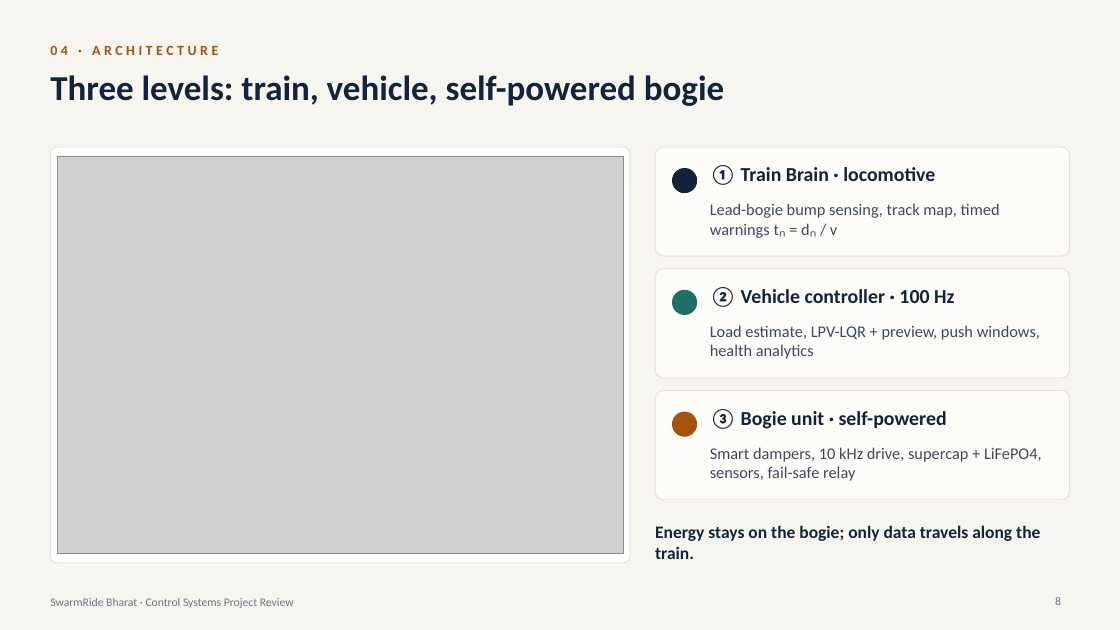
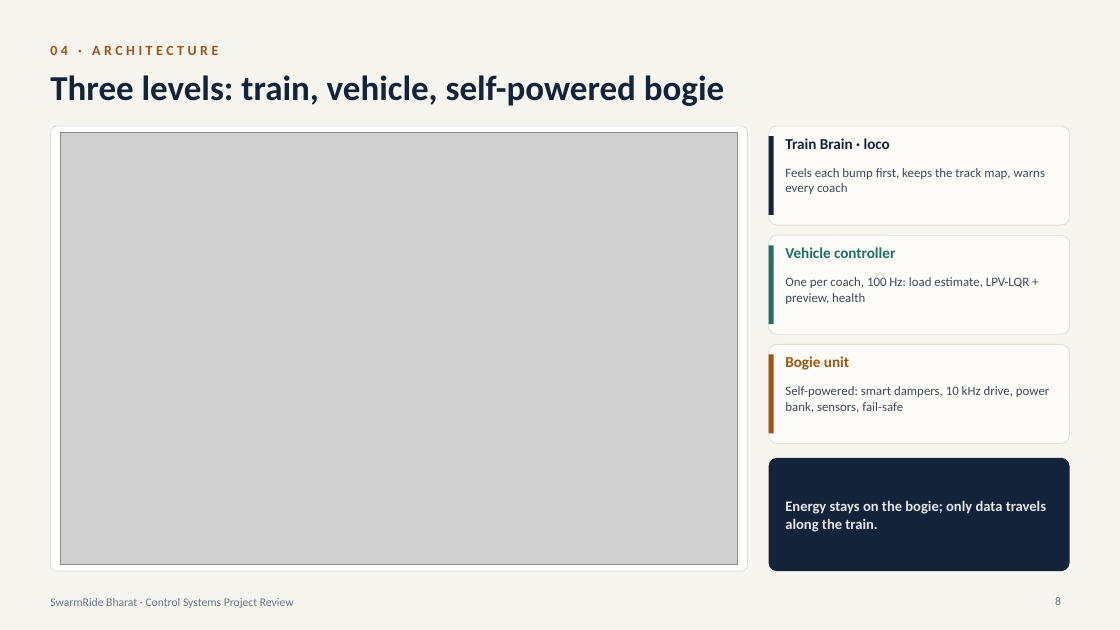
Before and after one commit to Sangeeth0301/SwarmRide-Bharat, a slide deck: slide 8 of presentation/SwarmRide_Bharat_Project_Review.pptx. Drawn at 1120x630 pixels with LibreOffice and Linux fonts; fonts in the diff are those of the drawing; grey boxes stand for pictures. Boxes give left, top, right and bottom in pixels: in the first picture for what was removed or moved away, otherwise in the second. Text is boxed around its words. In the diff, an @@ line names an element or a change of style, - is before the commit and + after.

Commit message:
docs(presentation): rebuild the deck with the larger architecture diagram
23 slides, rebuilt with presentation/build.

```diff
--- a/presentation/SwarmRide_Bharat_Project_Review.pptx
+++ b/presentation/SwarmRide_Bharat_Project_Review.pptx
@@ rounded rectangle resized from (x1=50, y1=147, x2=630, y2=563) to (x1=50, y1=126, x2=748, y2=571) @@
@@ picture resized from (x1=57, y1=157, x2=623, y2=554) to (x1=60, y1=133, x2=739, y2=565) @@
@@ rounded rectangle resized from (x1=655, y1=147, x2=1070, y2=256) to (x1=769, y1=126, x2=1070, y2=225) @@
@@ rectangle resized from (x1=672, y1=168, x2=697, y2=193) to (x1=769, y1=136, x2=774, y2=215) @@
@@ rectangle at (x1=769, y1=136, x2=774, y2=215): ellipse to rectangle @@
@@ text at (x1=785, y1=138, x2=890, y2=149): text changed; size 17 to 13 pt @@
-① Train Brain · locomotive
+Train Brain · loco
@@ text at (x1=785, y1=168, x2=1045, y2=194): text changed; size 14 to 11 pt @@
-Lead-bogie bump sensing, track map, timed warnings tₙ = dₙ / v
+Feels each bump first, keeps the track map, warns every coach
@@ rounded rectangle resized from (x1=655, y1=269, x2=1070, y2=378) to (x1=769, y1=235, x2=1070, y2=334) @@
@@ rectangle at (x1=769, y1=245, x2=774, y2=324): ellipse to rectangle @@
@@ rectangle resized from (x1=672, y1=290, x2=697, y2=315) to (x1=769, y1=245, x2=774, y2=324) @@
@@ text at (x1=785, y1=247, x2=895, y2=258): text changed; size 17 to 13 pt; text colour #13233A to #1F6F66 @@
-② Vehicle controller · 100 Hz
+Vehicle controller
@@ text at (x1=785, y1=277, x2=1029, y2=304): text changed; size 14 to 11 pt @@
-Load estimate, LPV-LQR + preview, push windows, health analytics
+One per coach, 100 Hz: load estimate, LPV-LQR + preview, health
@@ proportions changed in 4 elements at (x1=50, y1=126, x2=748, y2=571), (x1=769, y1=126, x2=1070, y2=225), (x1=769, y1=235, x2=1070, y2=334), (x1=769, y1=344, x2=1070, y2=444) @@
@@ rounded rectangle resized from (x1=655, y1=391, x2=1070, y2=500) to (x1=769, y1=344, x2=1070, y2=444) @@
@@ rectangle added at (x1=769, y1=355, x2=774, y2=434), fill #A8520F @@
@@ text at (x1=785, y1=356, x2=849, y2=370): text changed; size 17 to 13 pt; text colour #13233A to #A8520F @@
-③ Bogie unit · self-powered
+Bogie unit
@@ text at (x1=785, y1=386, x2=1049, y2=413): text changed; size 14 to 11 pt @@
-Smart dampers, 10 kHz drive, supercap + LiFePO4, sensors, fail-safe relay
+Self-powered: smart dampers, 10 kHz drive, power bank, sensors, fail-safe
@@ ellipse removed at (x1=672, y1=412, x2=697, y2=437) @@
@@ rounded rectangle added at (x1=769, y1=458, x2=1070, y2=571), fill #13233A @@
@@ text "Energy stays on the bogie; ..." moved from (x1=655, y1=525, x2=1040, y2=559) to (x1=785, y1=500, x2=1046, y2=532) @@
@@ text "Energy stays on the bogie; ..." at (x1=785, y1=500, x2=1046, y2=532): size 15 to 12.5 pt, text colour #13233A to #E4E8EE; vertical alignment top to middle @@
```
